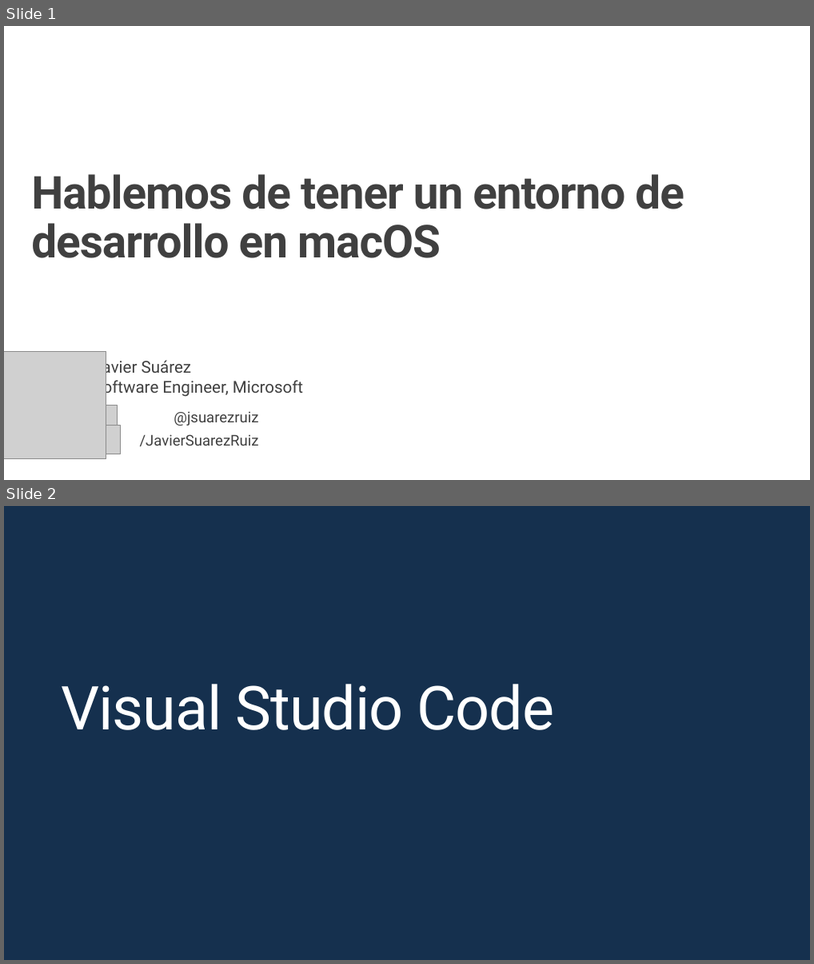
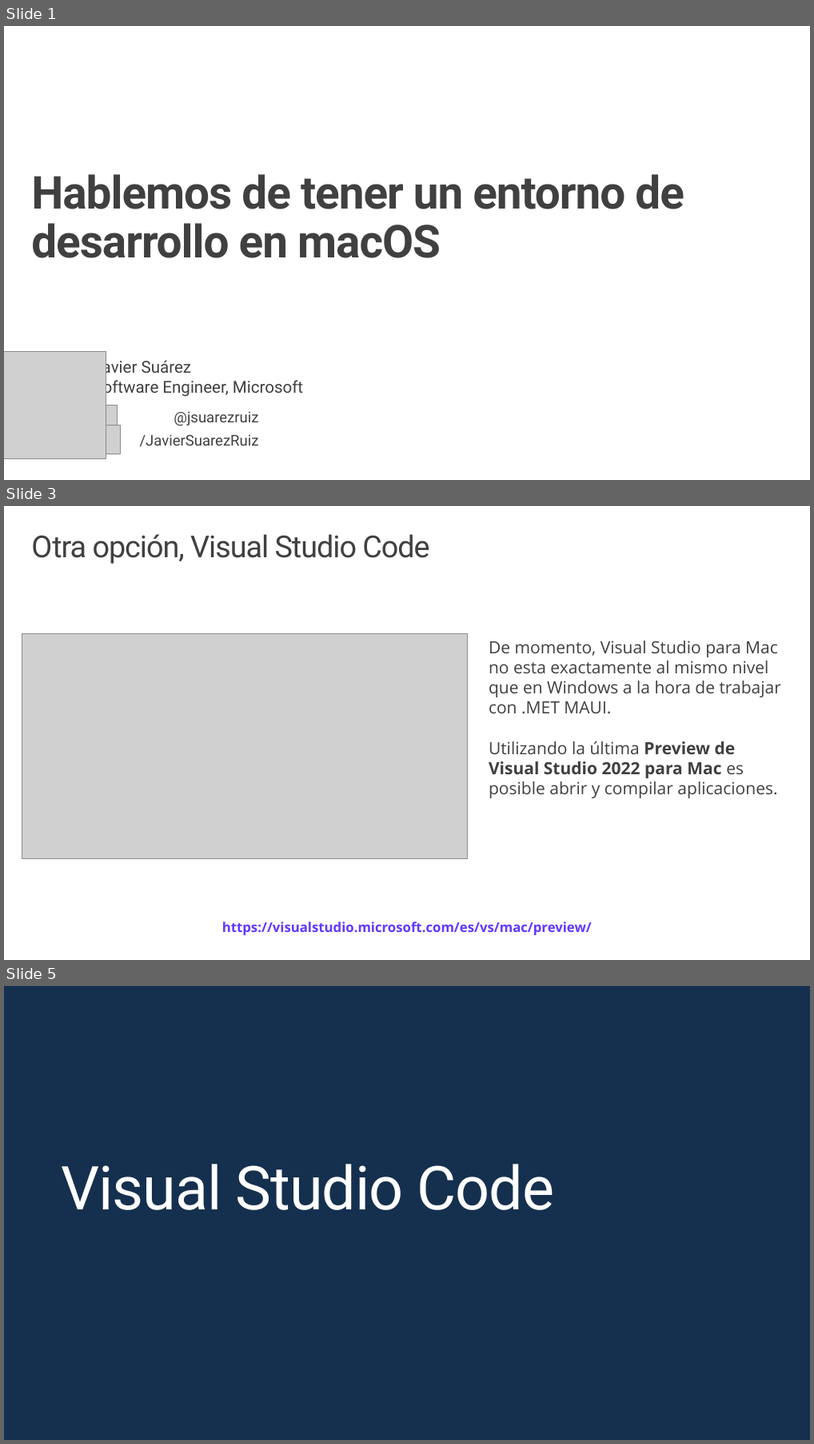
Before and after one commit to jsuarezruiz/taller-dotnet-maui, a slide deck: Bloque 2 - Instalación/Taller7 - Hablando de entorno en macOS.pptx. Shown one above the other, each under a label of ours: slides 1 and 2 before the commit, slides 1, 3 and 5 after it; the slides between them are not shown. The pictures are 814x964 and 814x1444 pixels, drawn with LibreOffice and Linux fonts; fonts in the diff are those of the drawing; grey boxes stand for pictures; background and template pictures are left out. Boxes give left, top, right and bottom in pixels: in the first picture for what was removed or moved away, otherwise in the second. Text is boxed around its words. In the diff, an @@ line names an element or a change of style, - is before the commit and + after.

Commit message:
Updated more slides

```diff
--- a/Bloque 2 - Instalación/Taller7 - Hablando de entorno en macOS.pptx
+++ b/Bloque 2 - Instalación/Taller7 - Hablando de entorno en macOS.pptx
@@ slide 3 added at (x1=4, y1=506, x2=810, y2=960), background #FFFFFF @@
@@ title added at (x1=31, y1=534, x2=430, y2=564), 36 pt, text #404040 @@
+Otra opción, Visual Studio Code
@@ picture added at (x1=22, y1=634, x2=467, y2=859) @@
@@ text added at (x1=489, y1=640, x2=782, y2=798), 20 pt, text #404040 @@
+De momento, Visual Studio para Mac no esta exactamente al mismo nivel que en Windows a la hora de trabajar con .MET MAUI.
+Utilizando la última Preview de Visual Studio 2022 para Mac es posible abrir y compilar aplicaciones.
@@ text added at (x1=222, y1=921, x2=592, y2=935), 16 pt, text #6238FF, bold @@
+https://visualstudio.microsoft.com/es/vs/mac/preview/
@@ what was slide 2 is now slide 5 @@
```
Also in this commit, not shown: 2 other slides added.
